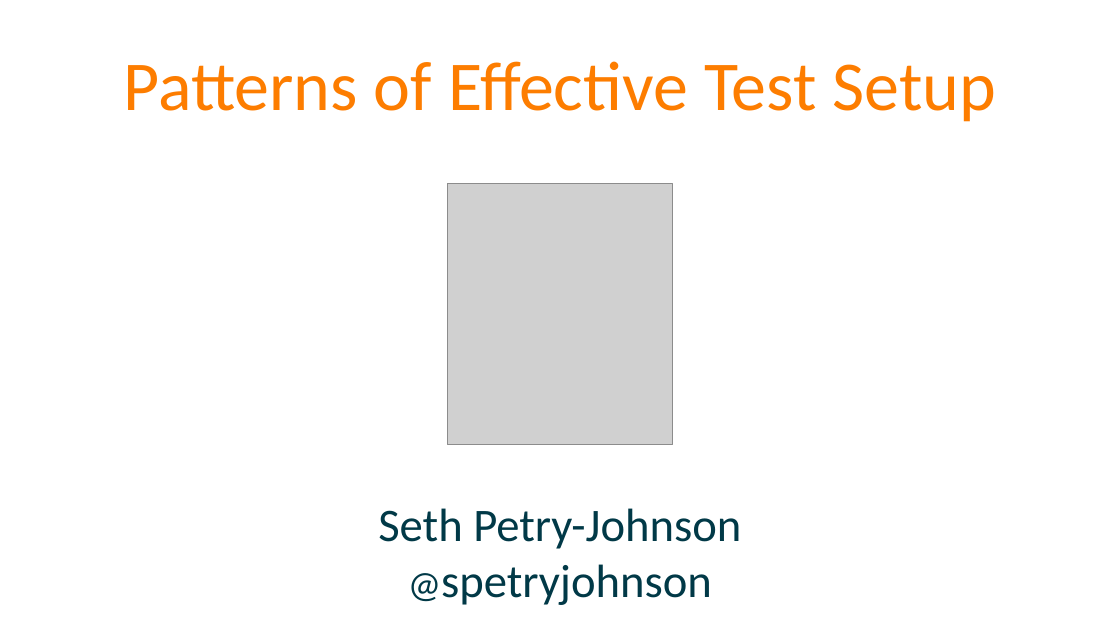
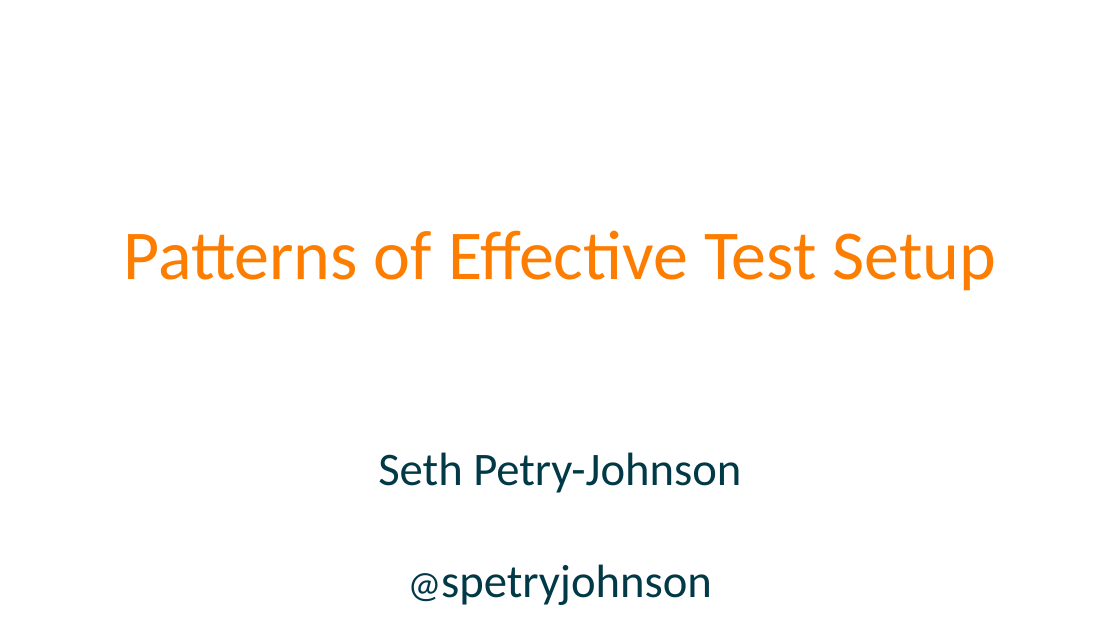
Before and after one commit to spetryjohnson/Talk-Patterns_of_Effective_Test_Setup, a slide deck: slide 1 of POETS - CodeMash 2017.pptx. Drawn at 1120x630 pixels with LibreOffice and Linux fonts; fonts in the diff are those of the drawing; grey boxes stand for pictures. Boxes give left, top, right and bottom in pixels: in the first picture for what was removed or moved away, otherwise in the second. Text is boxed around its words. In the diff, an @@ line names an element or a change of style, - is before the commit and + after.

```diff
--- a/POETS - CodeMash 2017.pptx
+++ b/POETS - CodeMash 2017.pptx
@@ title "Patterns of Effective Test Setup" moved from (x1=124, y1=61, x2=996, y2=122) to (x1=124, y1=230, x2=996, y2=291) @@
@@ picture removed at (x1=448, y1=183, x2=673, y2=444) @@
@@ text "Seth Petry-Johnson" rewrapped from (x1=378, y1=508, x2=741, y2=605) to (x1=378, y1=452, x2=741, y2=605) @@
```
Also in this commit, not shown: 12 other slides changed, 1 slide added, 2 slides removed.
